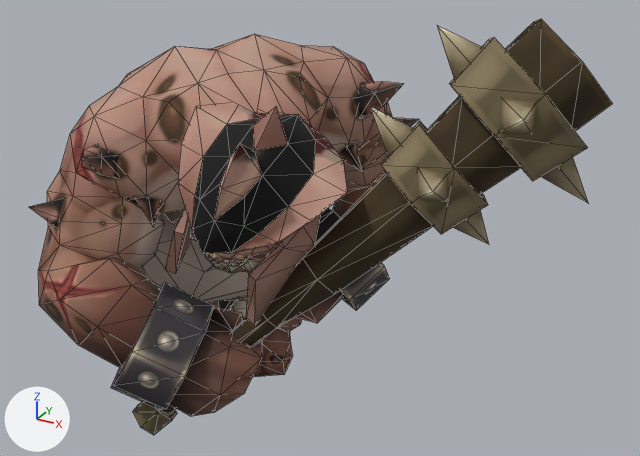
The OBJ model Resource/Boss02/Animation/Attack02/Attack02 (12).obj as it was, and as the next commit left it.
The view is the same before and after, from a 50 mm lens placed at (289.0, -387.0, 265.0), pointed at (98.0, -39.0, 91.0). The lights are fixed; the arrows at lower left show +X, +Y and +Z. Mesh edges are drawn as thin lines. Where no turn or scale is listed for an object, it has been applied to the vertices.

Names of what the first picture shows: 'Cyclops01_W', 'Cyclops03'.
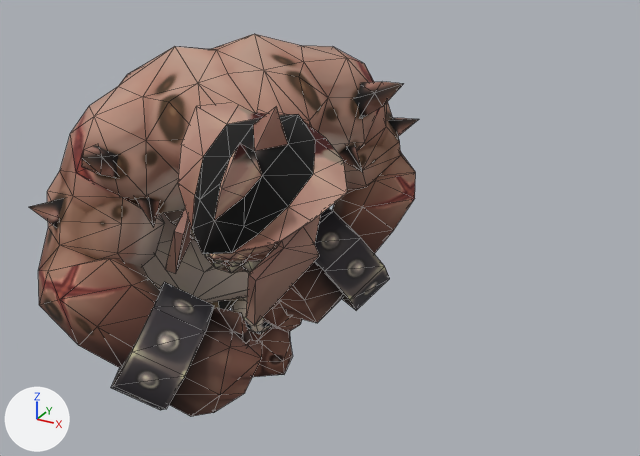
The change in detail:
Object 'Cyclops01_W' (ob_cyclops01_w) is deleted.

Changed parts and their boxes [x1, y1, x2, y2] in the pictures (640 x 456 px):
'Cyclops01_W', deleted (brown)
    before: [132, 19, 612, 435]
